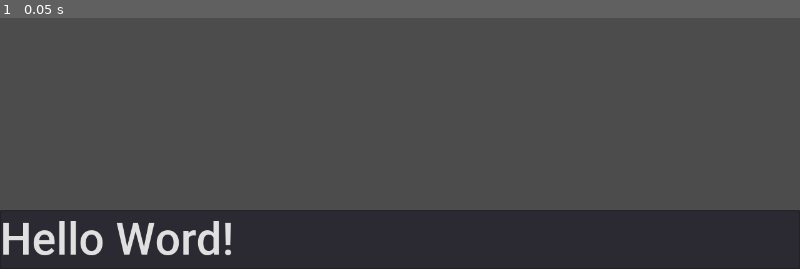
Above: before the commit, frame 1.
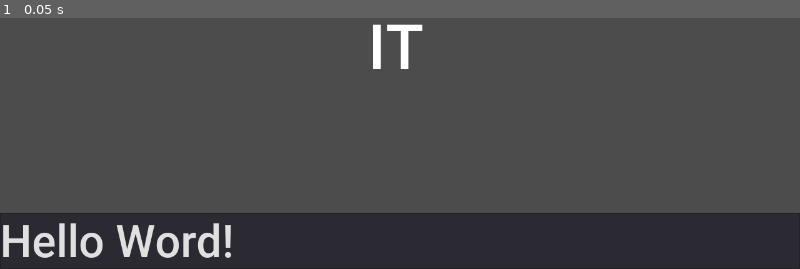
Above: after the commit, the same moment.

Repository: Hedgy134117/ld46
Game: Godot game, scene res://src/Scenes/Main.tscn
Two runs of this game, one before a commit and one after it. Both use one fixed random seed, a clock stepped at 60 frames per second and the inputs below. Before the commit the project starts from res://src/Objects/Input.tscn.
Inputs:
- Up to frame 1 (0.05 s): no input

The runs differ from the first frame. In frame 1, 2.5% of the frame differs, in the area x 0-100%, y 2-96%.

Commit message:
Main Scene

Diff:
--- a/project.godot
+++ b/project.godot
@@ -16,13 +16,13 @@
 [application]
 
 config/name="Ludum Dare 46"
-run/main_scene="res://src/Objects/Input.tscn"
+run/main_scene="res://src/Scenes/Main.tscn"
 config/icon="res://icon.png"
 
 [display]
 
-window/size/width=1920
-window/size/height=1080
+window/size/width=1280
+window/size/height=720
 window/size/resizable=false
 window/size/fullscreen=true
 window/size/test_width=1280
--- a/src/Objects/Input.tscn
+++ b/src/Objects/Input.tscn
@@ -7,17 +7,13 @@
 size = 72
 font_data = SubResource( 1 )
 
-[node name="Input" type="MarginContainer"]
-anchor_top = 1.0
-anchor_right = 1.0
-anchor_bottom = 1.0
-margin_top = -94.0
+[node name="Input" type="TextEdit"]
+margin_right = 1280.0
+margin_bottom = 94.0
+custom_fonts/font = SubResource( 2 )
+text = "Hello Word!"
+context_menu_enabled = false
+wrap_enabled = true
 __meta__ = {
 "_edit_use_anchors_": false
 }
-
-[node name="TextEdit" type="TextEdit" parent="."]
-margin_right = 1920.0
-margin_bottom = 94.0
-custom_fonts/font = SubResource( 2 )
-text = "Hello Word!"
--- /dev/null
+++ b/src/Objects/It.tscn
@@ -0,0 +1,15 @@
+[gd_scene load_steps=3 format=2]
+
+[sub_resource type="DynamicFontData" id=1]
+font_path = "res://Roboto-Medium.ttf"
+
+[sub_resource type="DynamicFont" id=2]
+size = 100
+font_data = SubResource( 1 )
+
+[node name="IT" type="RichTextLabel"]
+margin_right = 102.0
+margin_bottom = 107.0
+custom_fonts/normal_font = SubResource( 2 )
+text = "IT"
+scroll_active = false
--- /dev/null
+++ b/src/Scenes/Main.tscn
@@ -0,0 +1,29 @@
+[gd_scene load_steps=3 format=2]
+
+[ext_resource path="res://src/Objects/It.tscn" type="PackedScene" id=1]
+[ext_resource path="res://src/Objects/Input.tscn" type="PackedScene" id=2]
+
+[node name="Control" type="Control"]
+anchor_right = 1.0
+anchor_bottom = 1.0
+__meta__ = {
+"_edit_use_anchors_": false
+}
+
+[node name="IT" parent="." instance=ExtResource( 1 )]
+anchor_left = 0.5
+anchor_top = 0.5
+anchor_right = 0.5
+anchor_bottom = 0.5
+margin_left = -51.0
+margin_top = -53.5
+margin_right = 51.0
+margin_bottom = 53.5
+
+[node name="Input" parent="." instance=ExtResource( 2 )]
+anchor_top = 1.0
+anchor_right = 1.0
+anchor_bottom = 1.0
+margin_top = -90.0
+margin_right = 0.0
+margin_bottom = 0.0
